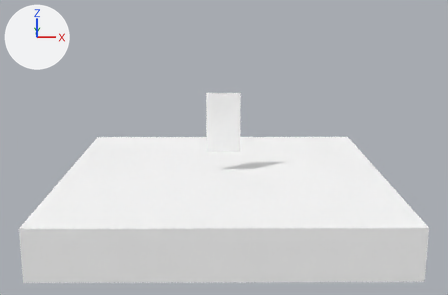
Before and after pictures for a commit that changed the Blender file blender/game.blend.
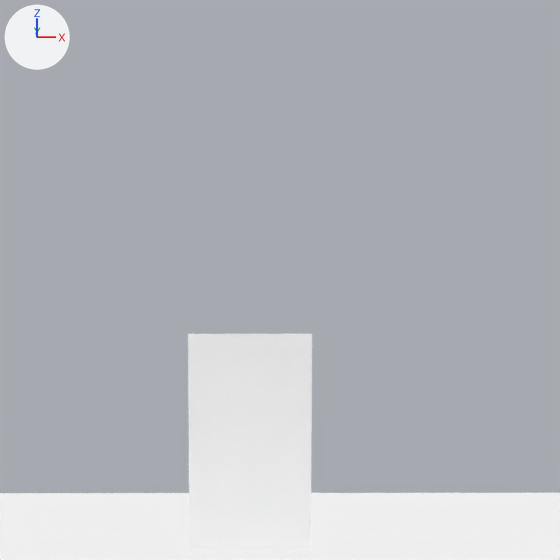
The first picture shows the older version from a 50 mm camera at (-0.06, -13.41, 4.36) aimed at (0.01, -0.16, 1.09). The close-ups show both versions on the part from 34% to 69% of the width and 0% to 53% of the height of that picture. Every picture has the same lights, and +X, +Y and +Z are marked at upper left. Text is drawn in Blender's own font.

Names of what the first close-up shows: 'G_Sacky', 'Platform'.
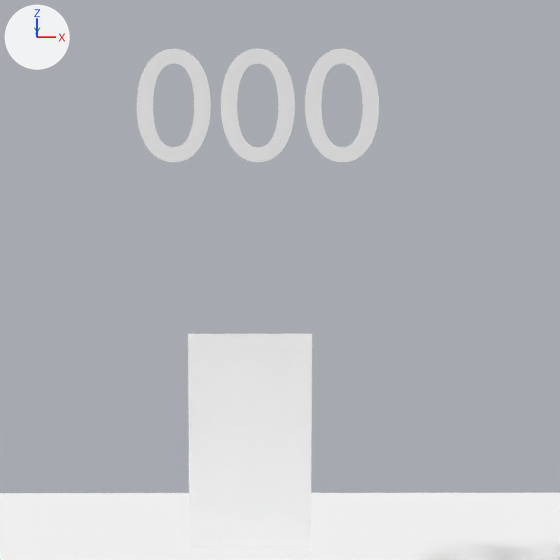
The change, as a diff of the scene's bpy script:
```diff
--- a/blender/game.blend.py
+++ b/blender/game.blend.py
@@ txt_text @@
+txt_text = bpy.data.curves.new('Text', 'FONT')
+txt_text.body = '000'
@@ ob_score @@
+ob_score = bpy.data.objects.new('Score', txt_text)
+ob_score.location = (-0.703, 0.0, 3.312)
+ob_score.rotation_euler = (1.199, 0.0, 0.0)  # degrees (69, 0, 0)
```

What differs and where, as boxes [x1, y1, x2, y2] in the close-ups (560 x 560 px):
'Score', added: after [137, 49, 379, 163]
